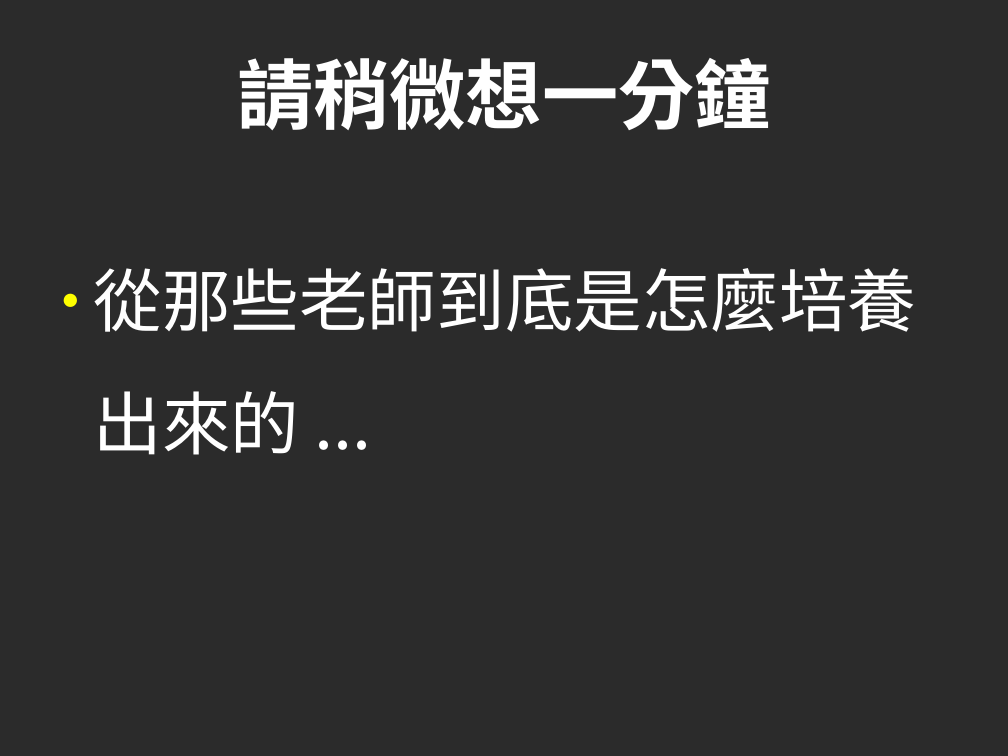
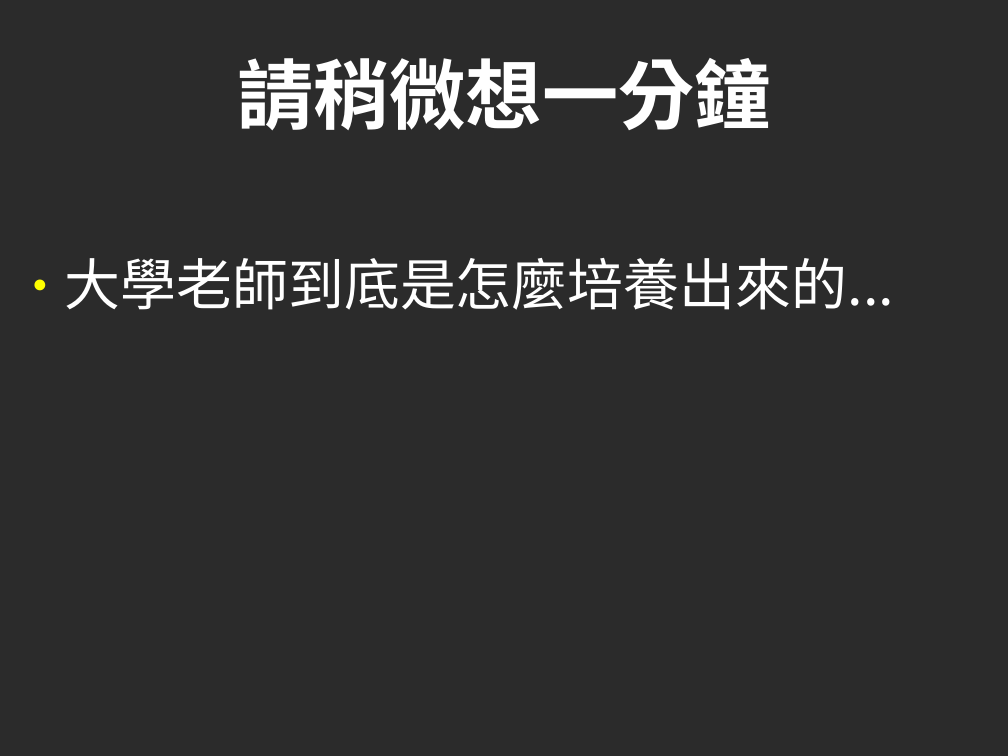
Before and after one commit to cccunimportant/10minSlides, a slide deck: slide 12 of 20minSePmSaDp.odp. Drawn at 1008x756 pixels with LibreOffice and Linux fonts; fonts in the diff are those of the drawing; background and template pictures are left out; a plain dark background stands for a picture behind light text. Boxes give left, top, right and bottom in pixels: in the first picture for what was removed or moved away, otherwise in the second. Text is boxed around its words. In the diff, an @@ line names an element or a change of style, - is before the commit and + after.

```diff
--- a/20minSePmSaDp.odp
+++ b/20minSePmSaDp.odp
@@ text at <box>65,258,895,310</box>: text changed; size 54 to 44 pt @@
-● 從那些老師到底是怎麼培養出來的 ...
+● 大學老師到底是怎麼培養出來的...
```
Also in this commit, not shown: 29 other slides changed, 4 other files.
